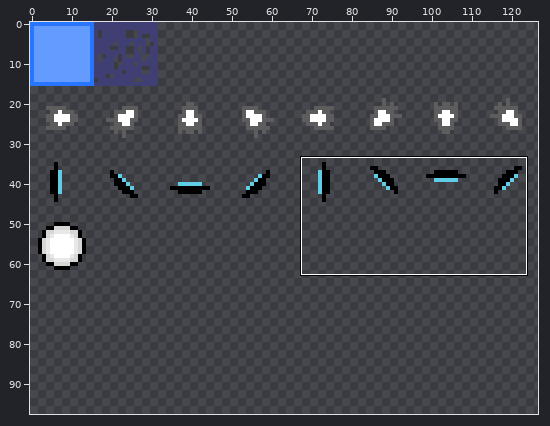
Sprite sheet, stored at data/sprites.png. Above: a wide view before the commit, with the close-up outlined.
Close-up. First the earlier version:
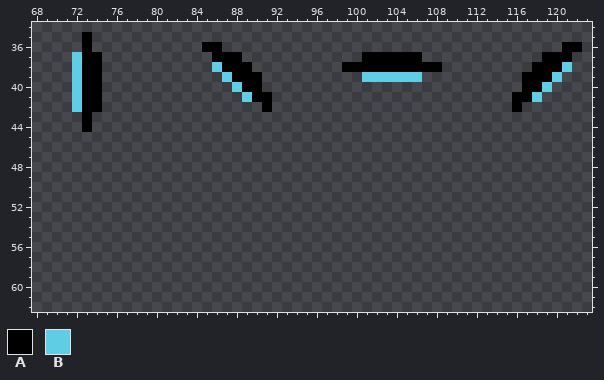
The file is 128x128 pixels. Colours within 5 levels of each other are drawn and written as one. Shown: x 68..123, y 34..62. The wide view leaves out empty margins. The commit also changed other parts of the picture, which this record leaves out.
Palette (. is transparent): A #000000  B #5fcde4
Pixels before, first column x 72:
35 .A.................................................
36 .A...........AA..................................AA
37 BAA...........AAA............AAAAAA............AAA.
38 BAA...........BAAA.........AAAAAAAAAA.........AAAB.
39 BAA............BAAA..........BBBBBB..........AAAB..
40 BAA.............BAA..........................AAB...
41 BAA..............BAA........................AAB....
42 BAA................A........................A......
43 .A.................................................
44 .A.................................................
The same view after the edit:
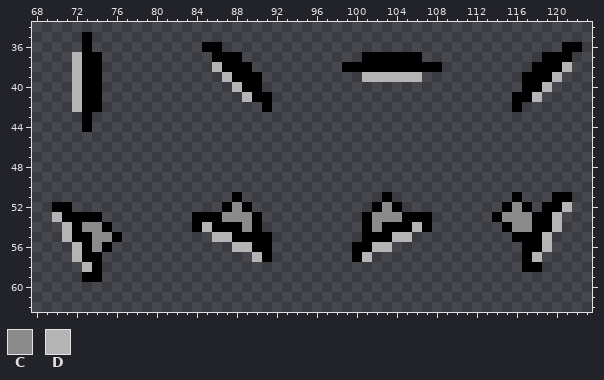
Colours new in this view: C #8b8b8b  D #b4b4b4
Diff:
{"y":37,"x":72,"old":"B","new":"D"}
{"y":38,"x":72,"old":"B","new":"D"}
{"y":38,"x":86,"old":"B","new":"D"}
{"y":38,"x":121,"old":"B","new":"D"}
{"y":39,"x":72,"old":"B","new":"D"}
{"y":39,"x":87,"old":"B","new":"D"}
{"y":39,"x":101,"old":"BBBBBB","new":"DDDDDD"}
{"y":39,"x":120,"old":"B","new":"D"}
{"y":40,"x":72,"old":"B","new":"D"}
{"y":40,"x":88,"old":"B","new":"D"}
{"y":40,"x":119,"old":"B","new":"D"}
{"y":41,"x":72,"old":"B","new":"D"}
{"y":41,"x":89,"old":"B","new":"D"}
{"y":41,"x":118,"old":"B","new":"D"}
{"y":42,"x":72,"old":"B","new":"D"}
{"y":51,"x":88,"old":".","new":"A"}
{"y":51,"x":103,"old":".","new":"A"}
{"y":51,"x":116,"old":".","new":"A"}
{"y":51,"x":120,"old":"..","new":"AA"}
{"y":52,"x":70,"old":"..","new":"AA"}
{"y":52,"x":87,"old":"...","new":"ACA"}
{"y":52,"x":102,"old":"...","new":"ACA"}
{"y":52,"x":115,"old":"...","new":"ACA"}
{"y":52,"x":119,"old":"...","new":"AAD"}
{"y":53,"x":70,"old":".....","new":"DAAAA"}
{"y":53,"x":84,"old":".......","new":"AAACCCA"}
{"y":53,"x":101,"old":".......","new":"ACCCAAA"}
{"y":53,"x":114,"old":".......","new":"ACCCAAD"}
{"y":54,"x":71,"old":".....","new":"DACCA"}
{"y":54,"x":84,"old":".......","new":"ADAAACA"}
{"y":54,"x":101,"old":".......","new":"ACAAADA"}
{"y":54,"x":115,"old":"......","new":"ACCAAD"}
{"y":55,"x":71,"old":"......","new":"DAACCA"}
{"y":55,"x":86,"old":"......","new":"DDAAAA"}
{"y":55,"x":101,"old":".....","new":"AAADD"}
{"y":55,"x":116,"old":"....","new":"AAAD"}
{"y":56,"x":72,"old":"....","new":"DACA"}
{"y":56,"x":88,"old":"....","new":"DDAA"}
{"y":56,"x":100,"old":"....","new":"AADD"}
{"y":56,"x":117,"old":"...","new":"AAD"}
{"y":57,"x":72,"old":"...","new":"DAA"}
{"y":57,"x":90,"old":"..","new":"DA"}
{"y":57,"x":100,"old":"..","new":"AD"}
{"y":57,"x":117,"old":"..","new":"AD"}
{"y":58,"x":73,"old":"..","new":"DA"}
{"y":58,"x":117,"old":"..","new":"AA"}
{"y":59,"x":73,"old":"..","new":"AA"}
{"label":"changed","picture_box":[72,52,82,112]}
{"label":"changed","picture_box":[212,62,252,102]}
{"label":"changed","picture_box":[532,62,572,102]}
{"label":"changed","picture_box":[362,72,422,82]}
{"label":"added","picture_box":[192,192,272,262]}
{"label":"added","picture_box":[352,192,432,262]}
{"label":"added","picture_box":[492,192,572,272]}
{"label":"added","picture_box":[52,202,122,282]}
